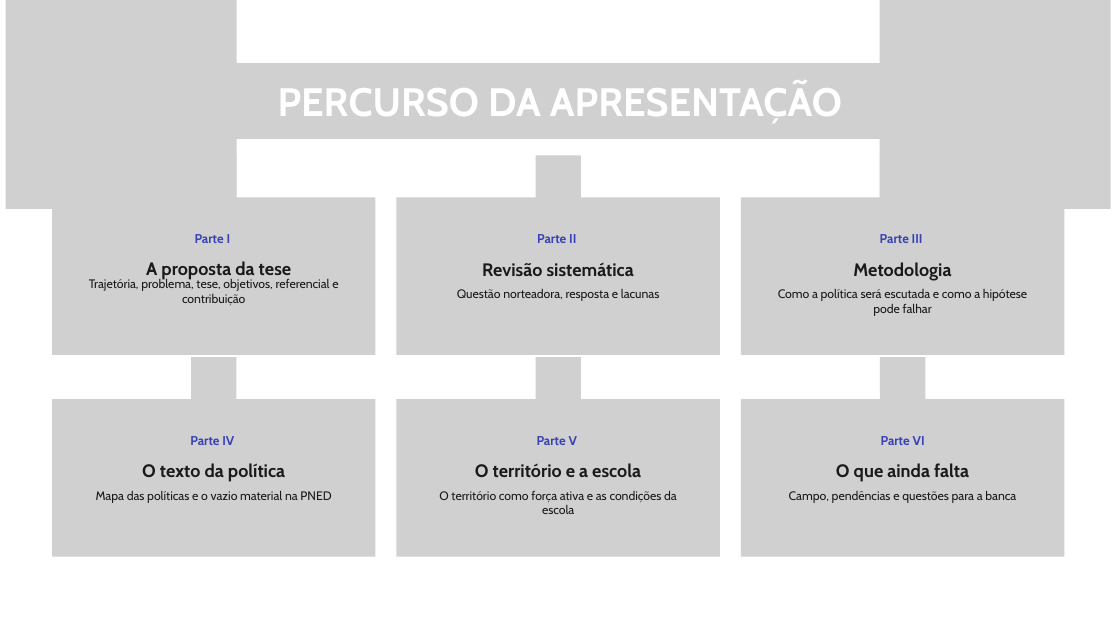
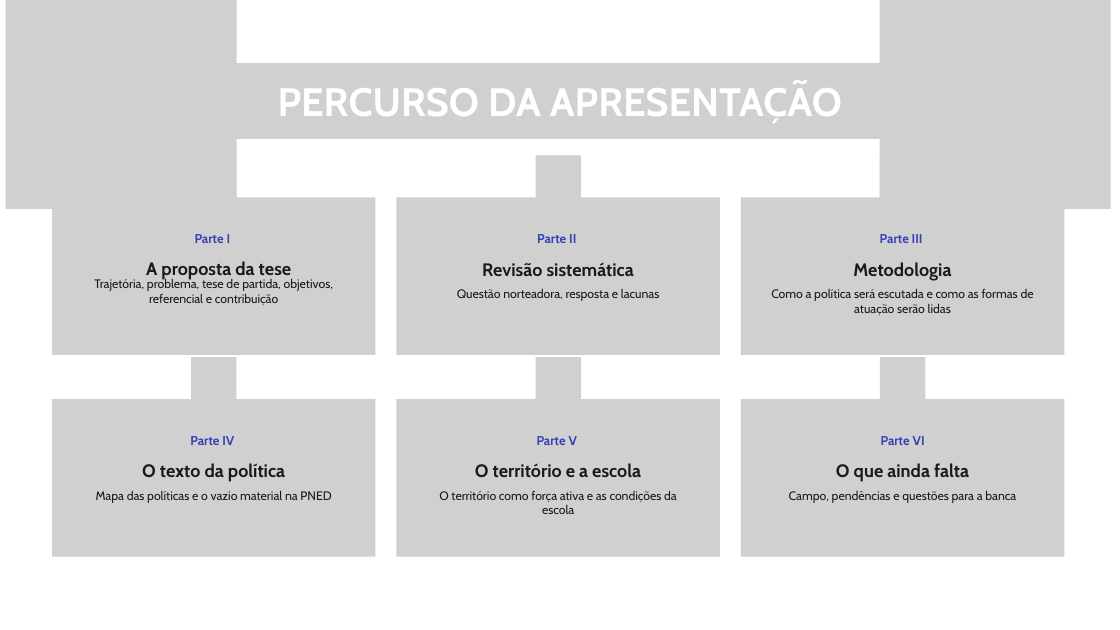
Before and after one commit to yzynya-beep/Tese, a slide deck: slide 2 of apresentacao_qualificacao/Seminario_qualificacao_20_slides_novo_projeto.pptx. Drawn at 1120x630 pixels with LibreOffice and Linux fonts; fonts in the diff are those of the drawing; grey boxes stand for pictures; background and template pictures are left out. Boxes give left, top, right and bottom in pixels: in the first picture for what was removed or moved away, otherwise in the second. Text is boxed around its words. In the diff, an @@ line names an element or a change of style, - is before the commit and + after.

```diff
--- a/apresentacao_qualificacao/Seminario_qualificacao_20_slides_novo_projeto.pptx
+++ b/apresentacao_qualificacao/Seminario_qualificacao_20_slides_novo_projeto.pptx
@@ text at [94, 278, 333, 305]: text changed @@
-Trajetória, problema, tese, objetivos, referencial e contribuição
+Trajetória, problema, tese de partida, objetivos, referencial e contribuição
@@ text at [771, 289, 1034, 315]: text changed @@
-Como a política será escutada e como a hipótese pode falhar
+Como a política será escutada e como as formas de atuação serão lidas
```
Also in this commit, not shown: 9 other slides changed, 6 other files.
